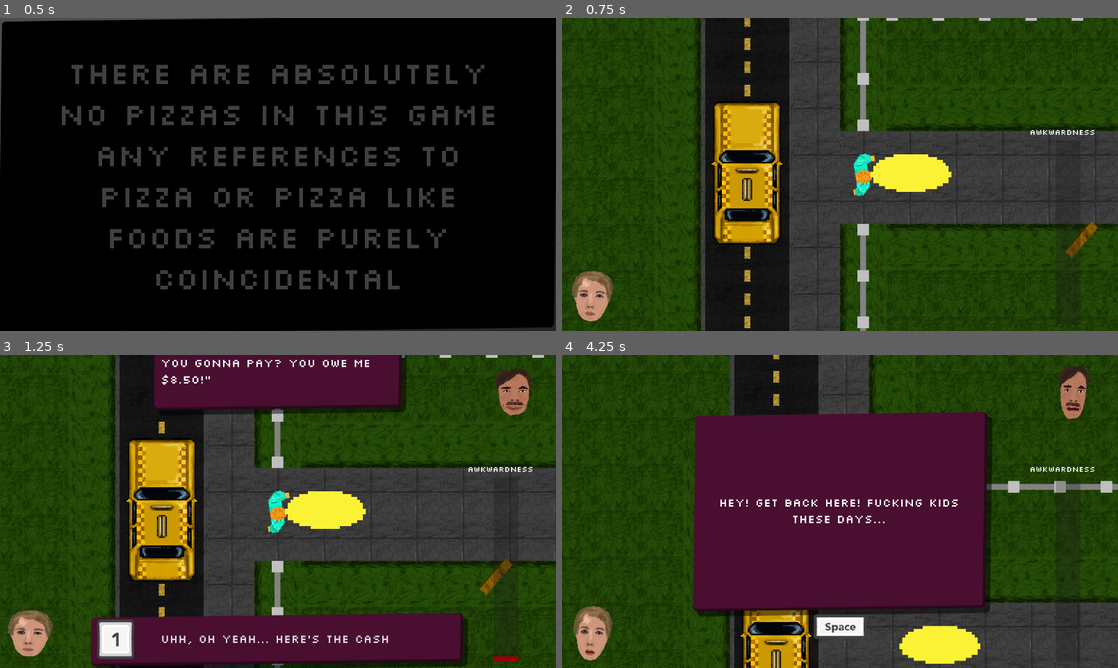
Above: before the commit, frames 1-4 (two rows, left to right).
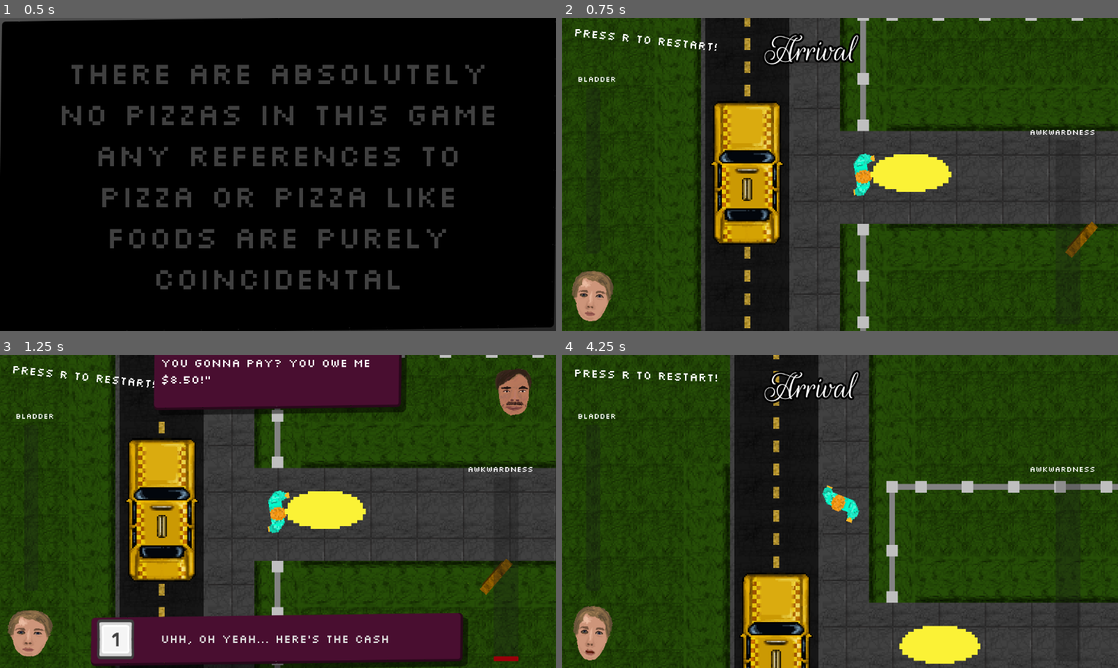
Above: after the commit, the same moments.

Repository: Jibby-Games/PizzaJam11
Game: Godot game, scene res://menu/intro.tscn
Same seed, same stepped clock (60 frames per second), same inputs: the game is played once before the commit and once after it.
Inputs (mouse positions are in pixels of both pictures, inside the frame that each line leads up to):
- Up to frame 1 (0.5 s): no input
- Up to frame 2 (0.75 s): tap Enter (ui_accept) at 0.5 s; move the mouse to (962, 158) at 0.52 s; hold D (right) from 0.53 s (still down); hold Enter (ui_accept) from 0.53 s (still down)
- Up to frame 3 (1.25 s): keep holding D (right); keep holding Enter (ui_accept)
- Up to frame 4 (4.25 s): tap R (restart) at 1.25, 2, 3.5 s; move the mouse to (728, 527) at 1.27 s; release D (right) at 1.28 s; release Enter (ui_accept) at 1.28 s; hold S (down) 1.28-2.03 s; click (728, 527) at 1.35 s; tap Enter (ui_accept) at 1.52, 1.55, 1.82, 3.77, 3.8, 4.07 s; move the mouse to (895, 442) at 2.02 s; hold D (right) 2.03-2.75 s; hold Enter (ui_accept) 2.03-2.75 s; click "*you didnt hear, and start wa…" at 2.75 s; move the mouse to (812, 574) at 3.52 s; hold W (up) from 3.53 s (still down); click (812, 574) at 3.6 s

Frame 1 is identical in both runs. In frame 2, 1.1% of the frame differs, in the area x 2-54%, y 3-21%; in frame 3, 0.3%; in frame 4, 36%, in the area x 2-95%, y 3-91%.

Commit message:
fix: event anims

Diff:
--- a/ui/awkward_event_system.tscn
+++ b/ui/awkward_event_system.tscn
@@ -180,6 +180,42 @@
 "transitions": PackedFloat32Array(1),
 "update": 1,
 "values": [true]
+}
+tracks/12/type = "value"
+tracks/12/imported = false
+tracks/12/enabled = true
+tracks/12/path = NodePath(".:visible")
+tracks/12/interp = 1
+tracks/12/loop_wrap = true
+tracks/12/keys = {
+"times": PackedFloat32Array(0),
+"transitions": PackedFloat32Array(1),
+"update": 1,
+"values": [false]
+}
+tracks/13/type = "value"
+tracks/13/imported = false
+tracks/13/enabled = true
+tracks/13/path = NodePath("ResponseScreen/PanelContainer:position")
+tracks/13/interp = 1
+tracks/13/loop_wrap = true
+tracks/13/keys = {
+"times": PackedFloat32Array(0),
+"transitions": PackedFloat32Array(1),
+"update": 0,
+"values": [Vector2(849.5, 445.5)]
+}
+tracks/14/type = "value"
+tracks/14/imported = false
+tracks/14/enabled = true
+tracks/14/path = NodePath("ResponseScreen/PanelContainer:scale")
+tracks/14/interp = 1
+tracks/14/loop_wrap = true
+tracks/14/keys = {
+"times": PackedFloat32Array(0),
+"transitions": PackedFloat32Array(1),
+"update": 0,
+"values": [Vector2(1, 1)]
 }
 
 [sub_resource type="Animation" id="Animation_8vb36"]
@@ -305,6 +341,18 @@
 "update": 1,
 "values": [true]
 }
+tracks/10/type = "value"
+tracks/10/imported = false
+tracks/10/enabled = true
+tracks/10/path = NodePath(".:visible")
+tracks/10/interp = 1
+tracks/10/loop_wrap = true
+tracks/10/keys = {
+"times": PackedFloat32Array(0),
+"transitions": PackedFloat32Array(1),
+"update": 1,
+"values": [true]
+}
 
 [sub_resource type="Animation" id="Animation_73bsn"]
 resource_name = "response"
@@ -364,7 +412,7 @@
 tracks/4/interp = 2
 tracks/4/loop_wrap = true
 tracks/4/keys = {
-"times": PackedFloat32Array(0, 0.602033, 1.30203),
+"times": PackedFloat32Array(0, 0.602033, 1.3),
 "transitions": PackedFloat32Array(0, 0.5, 0.5),
 "update": 0,
 "values": [Vector2(496, -257), Vector2(496, -257), Vector2(0, 0)]
@@ -393,15 +441,104 @@
 "update": 1,
 "values": [true]
 }
+tracks/7/type = "value"
+tracks/7/imported = false
+tracks/7/enabled = true
+tracks/7/path = NodePath("ResponseScreen/PanelContainer:position")
+tracks/7/interp = 1
+tracks/7/loop_wrap = true
+tracks/7/keys = {
+"times": PackedFloat32Array(0, 0.606459, 1.3),
+"transitions": PackedFloat32Array(0, 0.5, 1),
+"update": 0,
+"values": [Vector2(496, -257), Vector2(496, -257), Vector2(273.5, 121.5)]
+}
+tracks/8/type = "value"
+tracks/8/imported = false
+tracks/8/enabled = true
+tracks/8/path = NodePath("ResponseScreen/PanelContainer:scale")
+tracks/8/interp = 1
+tracks/8/loop_wrap = true
+tracks/8/keys = {
+"times": PackedFloat32Array(0, 0.62512, 1.3),
+"transitions": PackedFloat32Array(0, 0.5, 1),
+"update": 0,
+"values": [Vector2(0, 0), Vector2(0, 0), Vector2(1, 1)]
+}
+
+[sub_resource type="Animation" id="Animation_4kwg3"]
+resource_name = "end_event"
+tracks/0/type = "value"
+tracks/0/imported = false
+tracks/0/enabled = true
+tracks/0/path = NodePath("ResponseScreen:position")
+tracks/0/interp = 2
+tracks/0/loop_wrap = true
+tracks/0/keys = {
+"times": PackedFloat32Array(0, 0.8),
+"transitions": PackedFloat32Array(0.5, 0.5),
+"update": 0,
+"values": [Vector2(0, 0), Vector2(0, -650)]
+}
+tracks/1/type = "value"
+tracks/1/imported = false
+tracks/1/enabled = true
+tracks/1/path = NodePath("ResponseScreen:scale")
+tracks/1/interp = 2
+tracks/1/loop_wrap = true
+tracks/1/keys = {
+"times": PackedFloat32Array(0),
+"transitions": PackedFloat32Array(0.5),
+"update": 0,
+"values": [Vector2(1, 1)]
+}
+tracks/2/type = "value"
+tracks/2/imported = false
+tracks/2/enabled = true
+tracks/2/path = NodePath("ResponseScreen:visible")
+tracks/2/interp = 1
+tracks/2/loop_wrap = true
+tracks/2/keys = {
+"times": PackedFloat32Array(0),
+"transitions": PackedFloat32Array(1),
+"update": 1,
+"values": [true]
+}
+tracks/3/type = "value"
+tracks/3/imported = false
+tracks/3/enabled = true
+tracks/3/path = NodePath("NPCPortrait:position")
+tracks/3/interp = 1
+tracks/3/loop_wrap = true
+tracks/3/keys = {
+"times": PackedFloat32Array(0.4, 1),
+"transitions": PackedFloat32Array(2, 2),
+"update": 0,
+"values": [Vector2(998, 18), Vector2(1298, 18)]
+}
+tracks/4/type = "value"
+tracks/4/imported = false
+tracks/4/enabled = true
+tracks/4/path = NodePath("NPCPortrait:scale")
+tracks/4/interp = 1
+tracks/4/loop_wrap = true
+tracks/4/keys = {
+"times": PackedFloat32Array(0.3, 1),
+"transitions": PackedFloat32Array(2, 2),
+"update": 0,
+"values": [Vector2(1, 1), Vector2(0, 0)]
+}
 
 [sub_resource type="AnimationLibrary" id="AnimationLibrary_eop60"]
 _data = {
 "RESET": SubResource("Animation_57fjc"),
+"end_event": SubResource("Animation_4kwg3"),
 "response": SubResource("Animation_73bsn"),
 "start_event": SubResource("Animation_8vb36")
 }
 
 [node name="AwkwardEventSystem" type="Control"]
+visible = false
 layout_mode = 3
 anchors_preset = 15
 anchor_right = 1.0
@@ -543,10 +680,10 @@
 anchor_top = 0.5
 anchor_right = 0.5
 anchor_bottom = 0.5
-offset_left = -302.5
-offset_top = -202.5
-offset_right = 302.5
-offset_bottom = 202.5
+offset_left = 273.5
+offset_top = 121.5
+offset_right = 878.5
+offset_bottom = 526.5
 grow_horizontal = 2
 grow_vertical = 2
 
@@ -571,7 +708,7 @@
 anchor_right = 1.0
 offset_left = -154.0
 offset_top = 18.0
-offset_right = -25.9895
+offset_right = -25.9871
 offset_bottom = 145.998
 grow_horizontal = 0
 
--- a/ui/dialogue_system.gd
+++ b/ui/dialogue_system.gd
@@ -51,11 +51,16 @@
 
 	return self
 
+
+func end_event() -> void:
+	$AnimationPlayer.play("end_event")
+	emit_signal("event_finished")
+
+
 func _input(event: InputEvent) -> void:
 	if wait_for_accept and event.is_action_pressed("ui_accept"):
-		self.hide()
-		emit_signal("event_finished")
 		wait_for_accept = false
+		end_event()
 
 func _physics_process(delta: float) -> void:
 	if event_running:
--- a/ui/ui.gd
+++ b/ui/ui.gd
@@ -84,7 +84,6 @@
 	$DialogueBox.visible = false
 
 func load_awkward_scenario(scenario: AwkwardScenarioData) -> Control:
-	hide_all()
 	freeze_player()
 	$PlayerPortrait.show()
 	$Awkwardness.show()
@@ -95,4 +94,3 @@
 
 func _on_awkward_event_system_event_finished():
 	unfreeze_player()
-	restore_savestate()
--- a/ui/ui.tscn
+++ b/ui/ui.tscn
@@ -652,7 +652,6 @@
 label_settings = ExtResource("5_agqrw")
 
 [node name="AwkwardEventSystem" parent="." instance=ExtResource("8_xspnj")]
-visible = false
 
 [node name="PlayerPortrait" parent="." instance=ExtResource("9_xhkf5")]
 anchors_preset = 2
Not shown: 1 places in ui/awkward_event_system.tscn that only renumber resources
